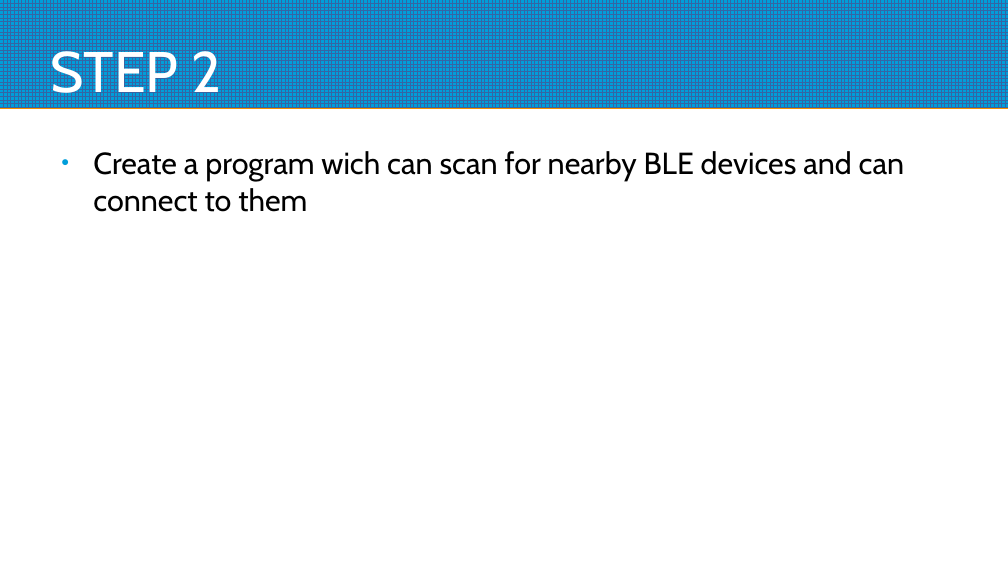
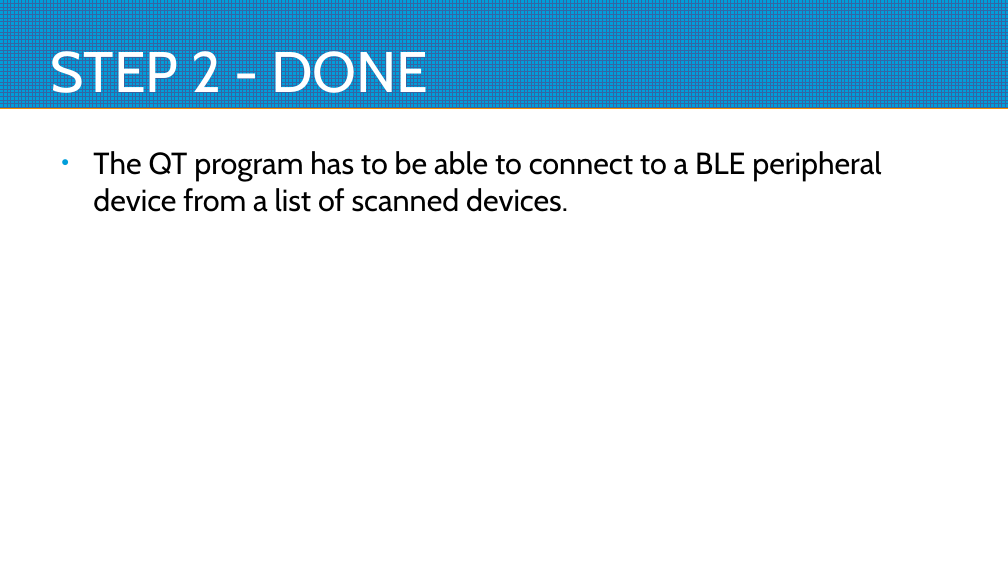
Before and after one commit to giogan98/daffodil, a slide deck: slide 3 of BLE/BLEconnector.odp. Drawn at 1008x567 pixels with LibreOffice and Linux fonts; fonts in the diff are those of the drawing. Boxes give left, top, right and bottom in pixels: in the first picture for what was removed or moved away, otherwise in the second. Text is boxed around its words. In the diff, an @@ line names an element or a change of style, - is before the commit and + after.

```diff
--- a/BLE/BLEconnector.odp
+++ b/BLE/BLEconnector.odp
@@ title at box(50, 43, 428, 104): text changed @@
-STEP 2
+STEP 2 - DONE
@@ text at box(93, 151, 881, 212): text changed @@
-● Create a program wich can scan for nearby BLE devices and can connect to them
+● The QT program has to be able to connect to a BLE peripheral device from a list of scanned devices.
```
Also in this commit, not shown: 4 other slides changed, 2 slides added.
